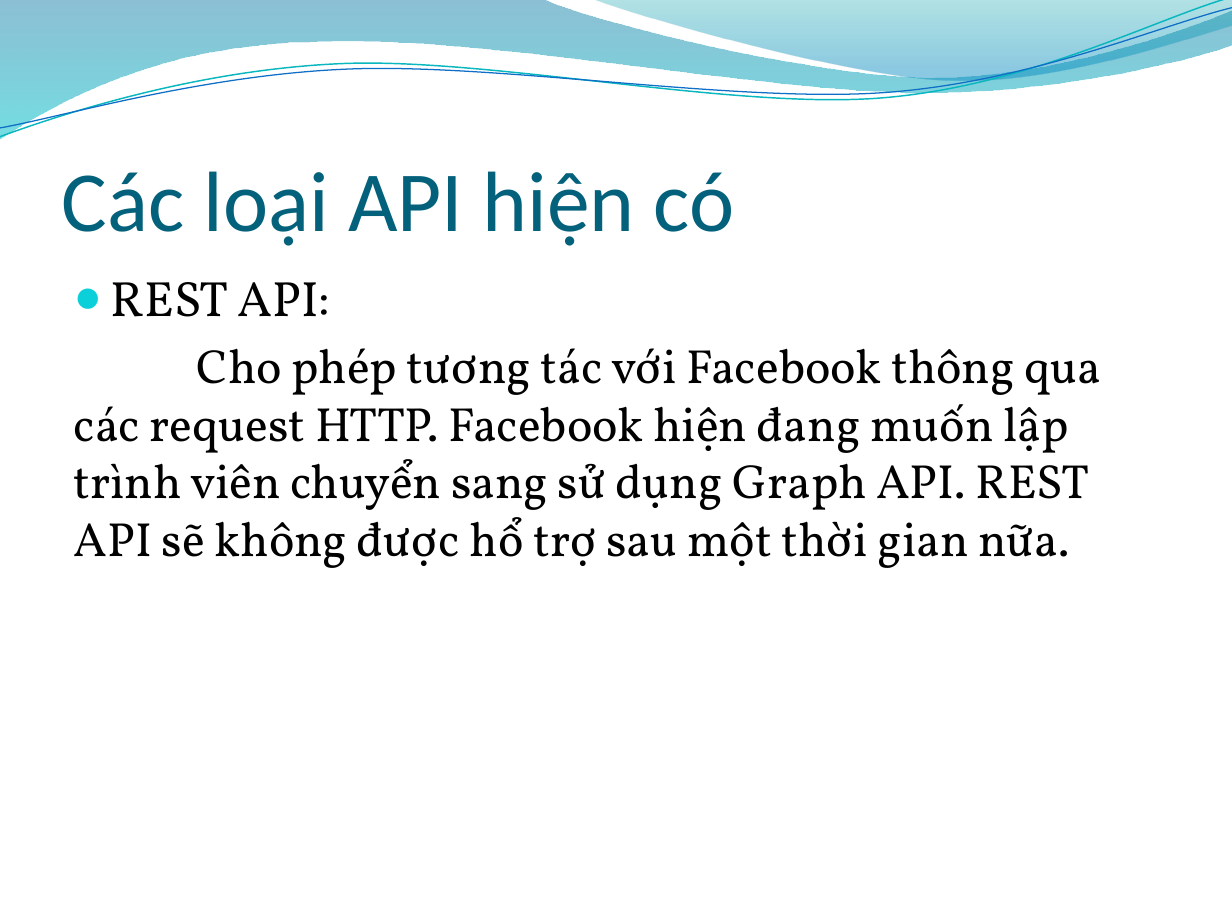
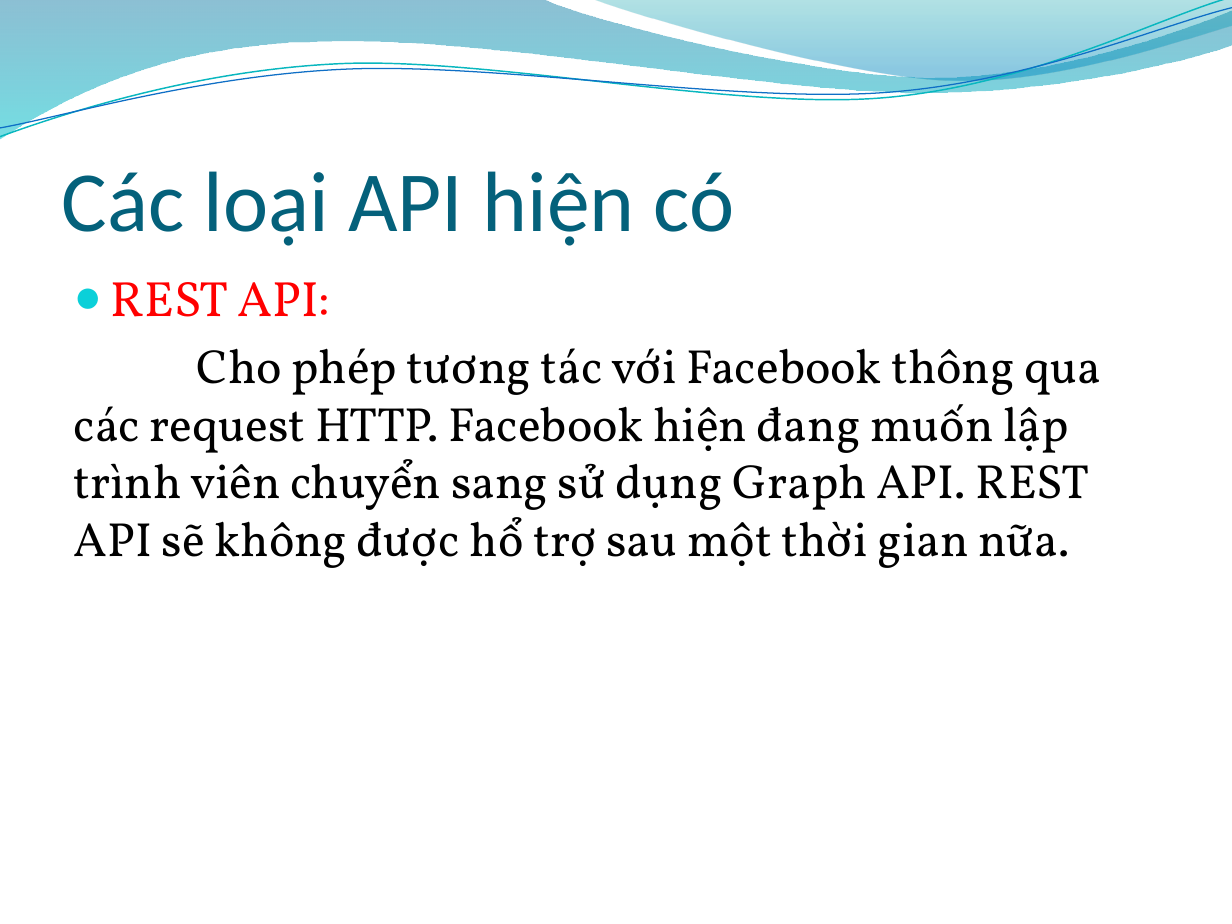
Before and after one commit to tuankit/web-api-project, a slide deck: slide 15 of 0912397_0912403_0912409_FacebookAPI_10/Document/Facebook API.pptx (slide 13 before the commit). Drawn at 1232x924 pixels with LibreOffice and Linux fonts; fonts in the diff are those of the drawing; background and template pictures are left out. Boxes give left, top, right and bottom in pixels: in the first picture for what was removed or moved away, otherwise in the second. Text is boxed around its words. In the diff, an @@ line names an element or a change of style, - is before the commit and + after.

```diff
--- a/0912397_0912403_0912409_FacebookAPI_10/Document/Facebook API.pptx
+++ b/0912397_0912403_0912409_FacebookAPI_10/Document/Facebook API.pptx
@@ text at <box>111,282,330,317</box>: text colour #000000 to #FF0000 in "REST API:" @@
```
Also in this commit, not shown: 9 other slides changed, 7 slides added.
